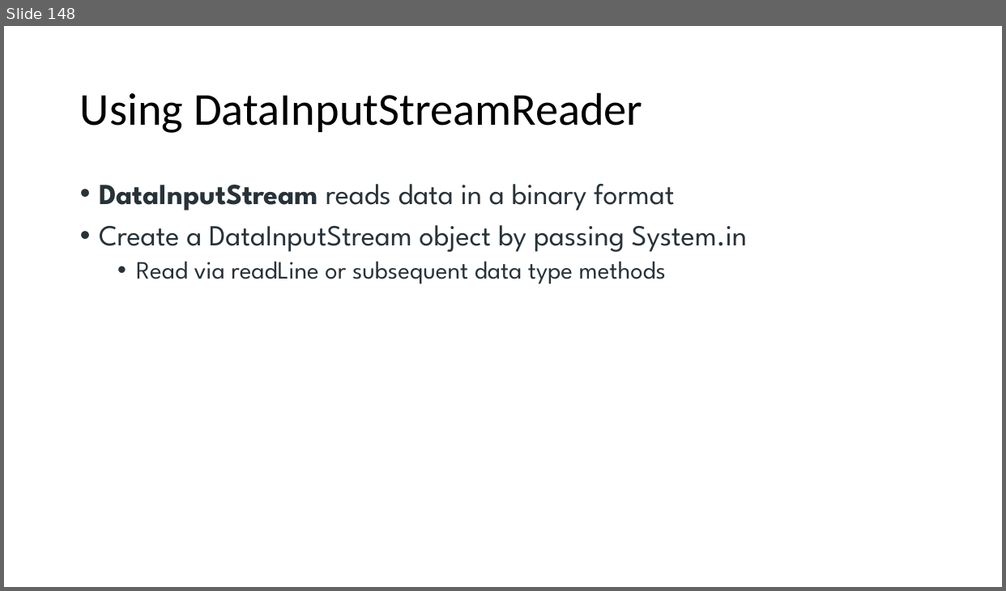
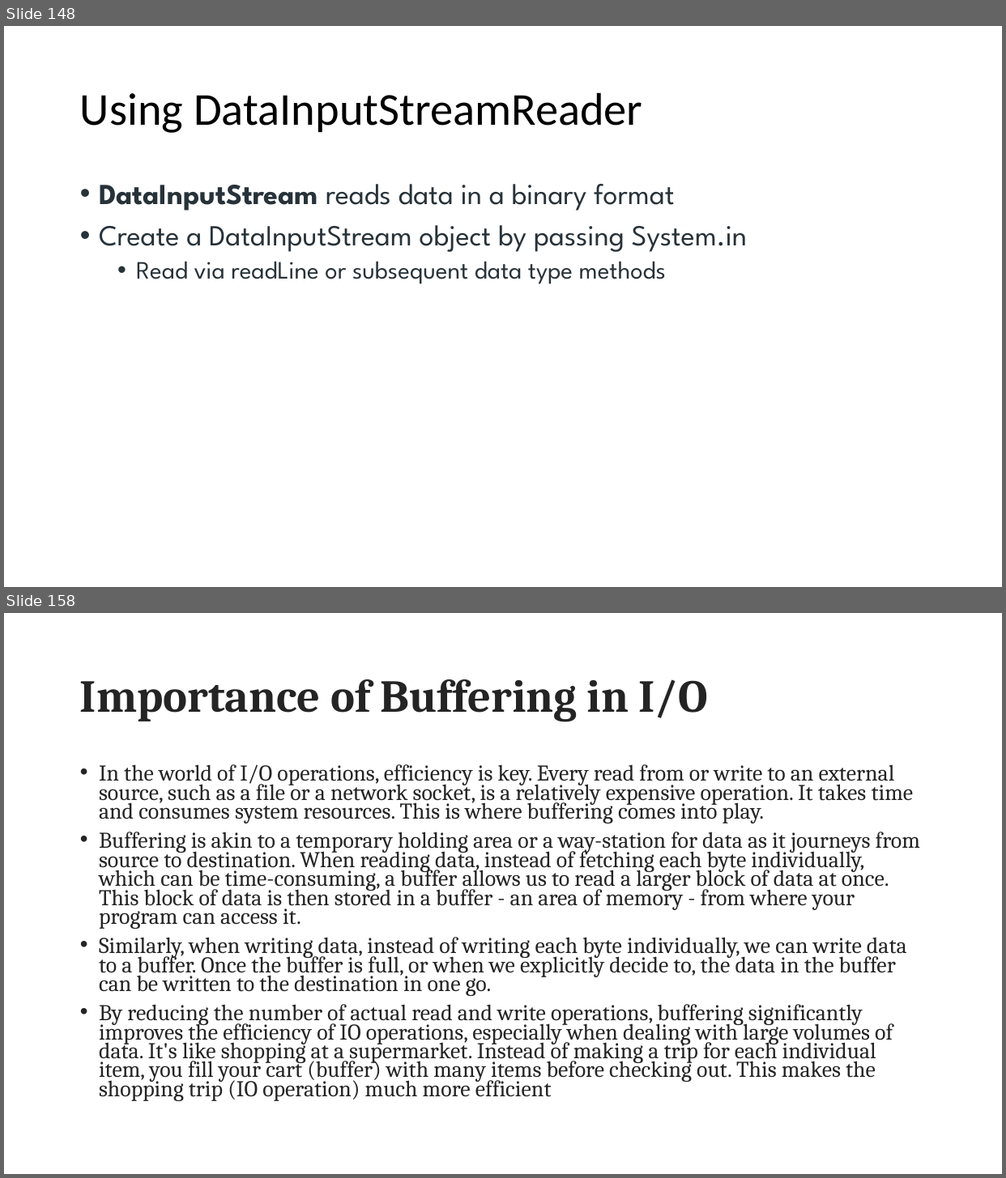
Before and after one commit to maddireddy/Core-Java, a slide deck: Notes/Core_Java.pptx. Shown one above the other, each under a label of ours: slide 148 before the commit, slides 148 and 158 after it; the slides between them are not shown. The pictures are 1006x591 and 1006x1178 pixels, drawn with LibreOffice and Linux fonts; fonts in the diff are those of the drawing. Boxes give left, top, right and bottom in pixels: in the first picture for what was removed or moved away, otherwise in the second. Text is boxed around its words. In the diff, an @@ line names an element or a change of style, - is before the commit and + after.

```diff
--- a/Notes/Core_Java.pptx
+++ b/Notes/Core_Java.pptx
@@ slide 158 added at [4, 613, 1002, 1174], background #FFFFFF @@
@@ title added at [80, 679, 708, 722], 44 pt, text #242424, bold @@
+Importance of Buffering in I/O
@@ text added at [99, 764, 920, 1101], 21.7 pt, text #242424 @@
+• In the world of I/O operations, efficiency is key. Every read from or write to an external source, such as a file or a network socket, is a relatively expensive operation. It takes time and consumes system resources. This is where buffering comes into play.
+• Buffering is akin to a temporary holding area or a way-station for data as it journeys from source to destination. When reading data, instead of fetching each byte individually, which can be time-consuming, a buffer allows us to read a larger block of data at once. This block of data is then stored in a buffer - an area of memory - from where your program can access it.
+• Similarly, when writing data, instead of writing each byte individually, we can write data to a buffer. Once the buffer is full, or when we explicitly decide to, the data in the buffer can be written to the destination in one go.
+• By reducing the number of actual read and write operations, buffering significantly improves the efficiency of IO operations, especially when dealing with large volumes of data. It's like shopping at a supermarket. Instead of making a trip for each individual item, you fill your cart (buffer) with many items before checking out. This makes the shopping trip (IO operation) much more efficient
```
Also in this commit, not shown: 30 other slides added, 51 other files.
